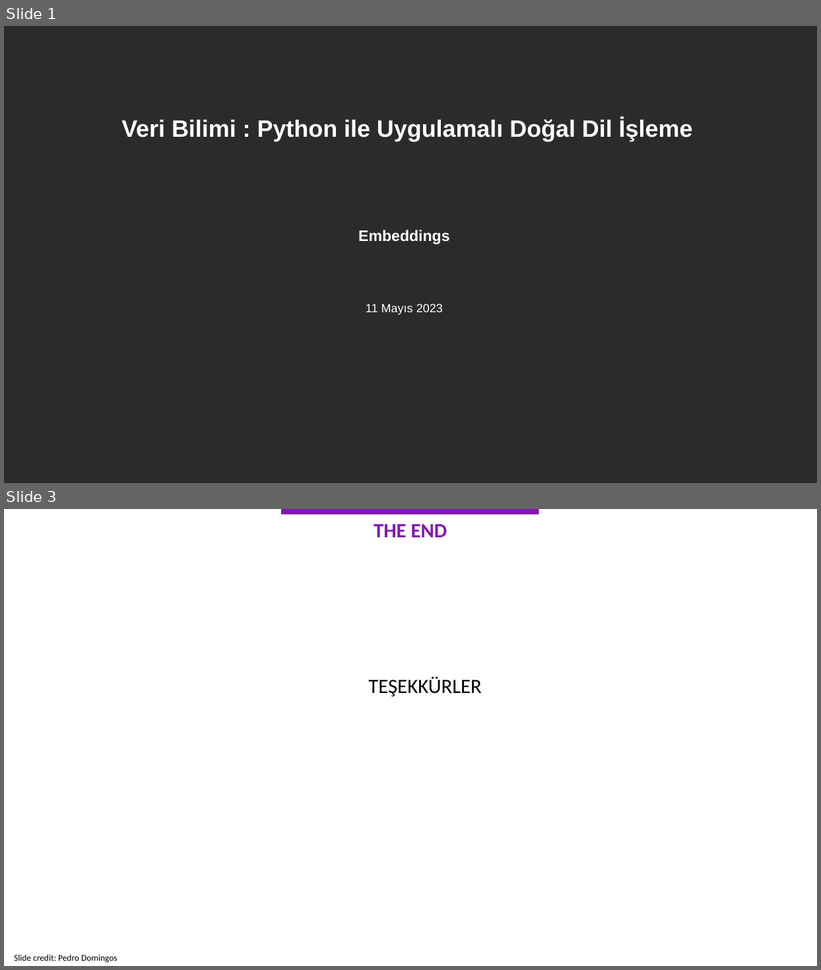
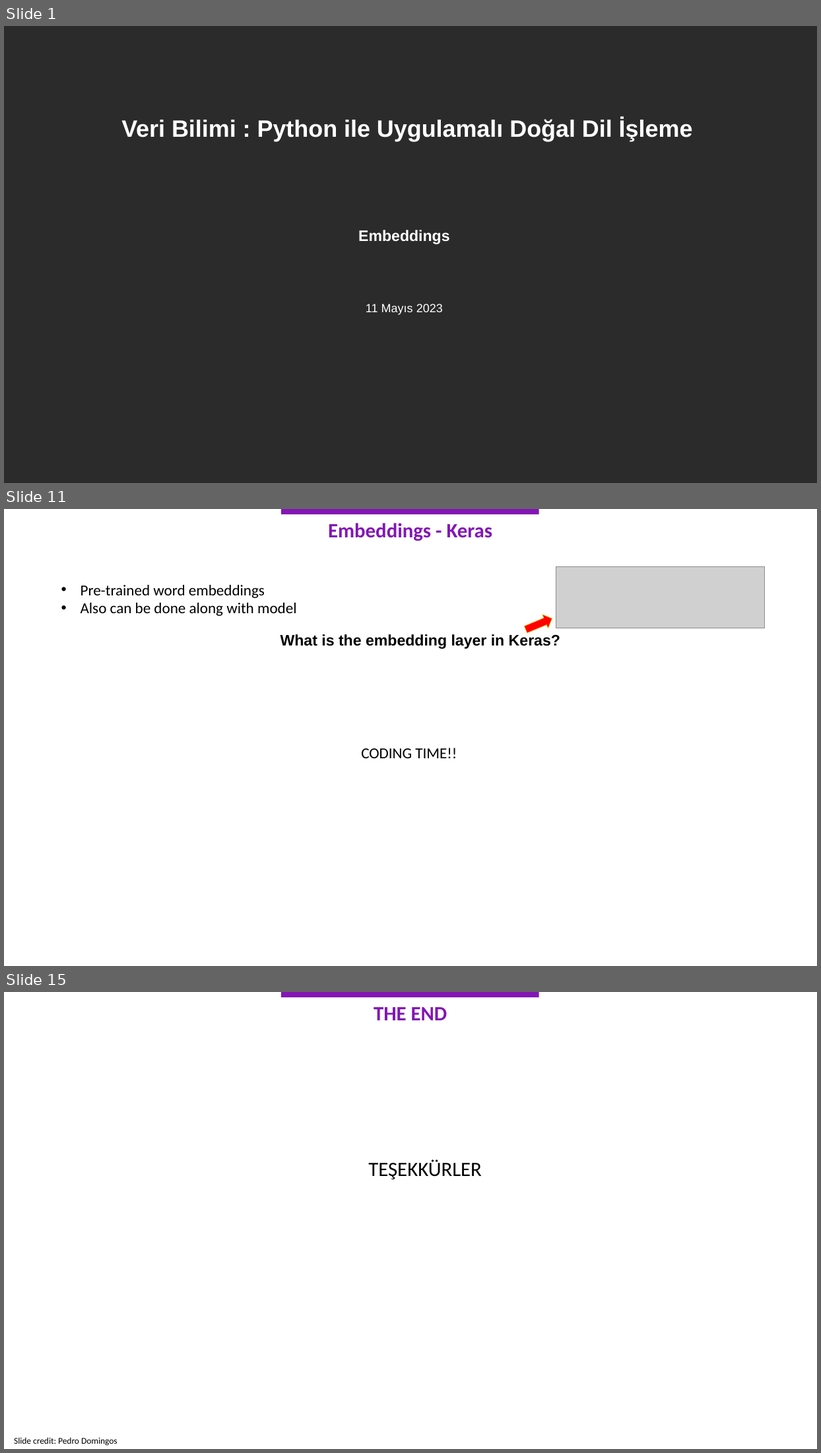
Before and after one commit to kemalcankara/anlp2023, a slide deck: Slides/4.KRY-ANLP_11Mayis.pptx. Shown one above the other, each under a label of ours: slides 1 and 3 before the commit, slides 1, 11 and 15 after it; the slides between them are not shown. The pictures are 821x970 and 821x1453 pixels, drawn with LibreOffice and Linux fonts; fonts in the diff are those of the drawing; grey boxes stand for pictures; background and template pictures are left out; a plain dark background stands for a picture behind light text. Boxes give left, top, right and bottom in pixels: in the first picture for what was removed or moved away, otherwise in the second. Text is boxed around its words. In the diff, an @@ line names an element or a change of style, - is before the commit and + after.

```diff
--- a/Slides/4.KRY-ANLP_11Mayis.pptx
+++ b/Slides/4.KRY-ANLP_11Mayis.pptx
@@ slide 11 added at (4, 509, 817, 966), background #FFFFFF @@
@@ rectangle added at (281, 509, 539, 514), fill #8316B5 @@
@@ text added at (328, 523, 493, 541), 24 pt, text #8316B5, bold @@
+Embeddings - Keras
@@ picture added at (556, 567, 765, 628) @@
@@ text added at (81, 585, 297, 616), 18 pt, text #000000 @@
+• Pre-trained word embeddings
+• Also can be done along with model
@@ right arrow added at (523, 612, 555, 636), fill #FF0000, outline #FFC000 0.5 pt @@
@@ text added at (281, 634, 560, 649), 18 pt, text #000000, bold @@
+What is the embedding layer in Keras?
@@ text added at (361, 748, 457, 758), 18 pt, text #000000 @@
+CODING TIME!!
@@ what was slide 3 is now slide 15 @@
```
Also in this commit, not shown: 1 slide changed, 11 other slides added, 2 slides removed, 9 other files.
